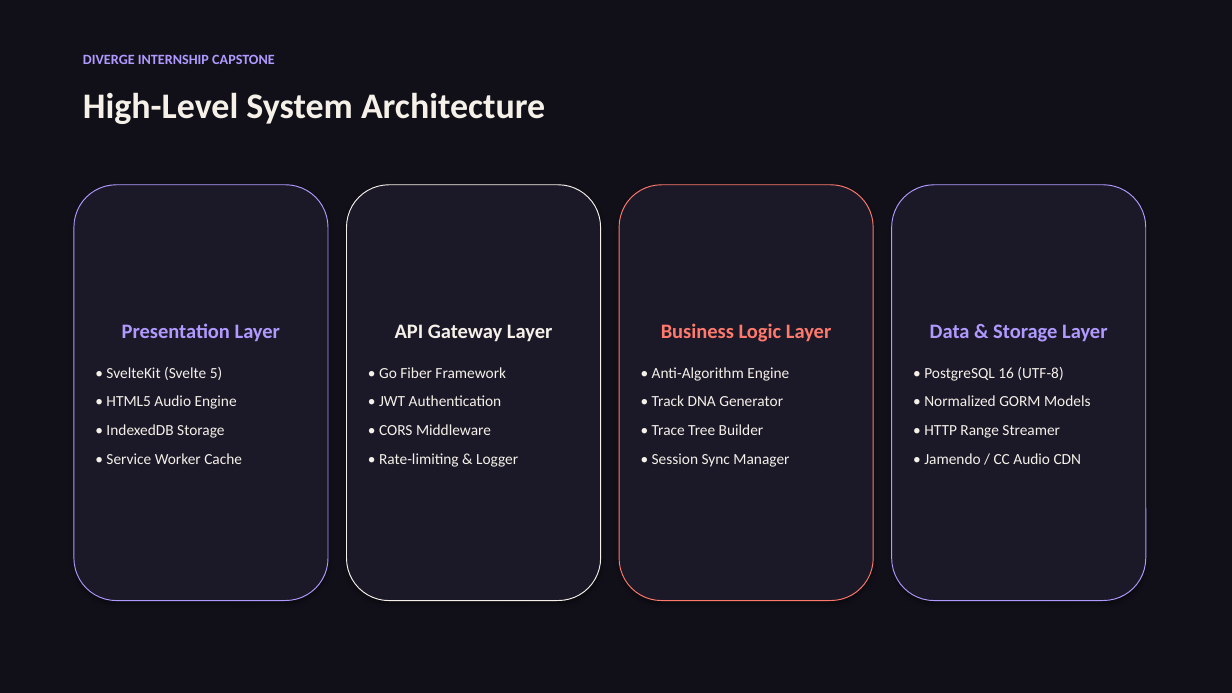
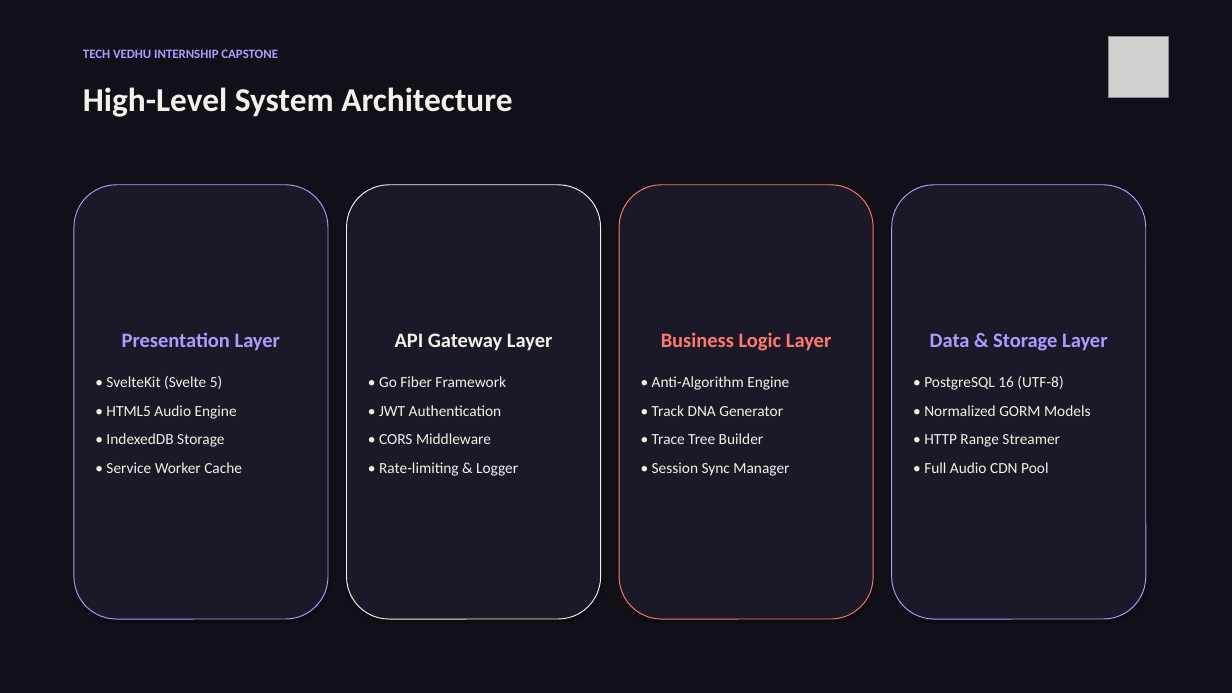
Before and after one commit to Dharsh606/DIVERGE, a slide deck: slide 5 of docs/presentation.pptx. Drawn at 1232x693 pixels with LibreOffice and Linux fonts; fonts in the diff are those of the drawing; grey boxes stand for pictures. Boxes give left, top, right and bottom in pixels: in the first picture for what was removed or moved away, otherwise in the second. Text is boxed around its words. In the diff, an @@ line names an element or a change of style, - is before the commit and + after.

Commit message:
feat: integrate official DIVERGE 3D logo, full songs audio engine, author metadata, and executive closing slide

```diff
--- a/docs/presentation.pptx
+++ b/docs/presentation.pptx
@@ text at (x1=83, y1=49, x2=278, y2=58): text changed; size 11 to 10 pt @@
-DIVERGE INTERNSHIP CAPSTONE
+TECH VEDHU INTERNSHIP CAPSTONE
@@ picture added at (x1=1109, y1=37, x2=1169, y2=97) @@
@@ text "High-Level System Architecture" at (x1=83, y1=87, x2=512, y2=117): size 28 to 26 pt @@
@@ rounded rectangle "Presentation Layer" resized from (x1=74, y1=185, x2=328, y2=601) to (x1=74, y1=185, x2=328, y2=619) @@
@@ rounded rectangle "API Gateway Layer" resized from (x1=347, y1=185, x2=601, y2=601) to (x1=347, y1=185, x2=601, y2=619) @@
@@ rounded rectangle "Business Logic Layer" resized from (x1=619, y1=185, x2=873, y2=601) to (x1=619, y1=185, x2=873, y2=619) @@
@@ rounded rectangle "Data & Storage Layer" resized from (x1=892, y1=185, x2=1146, y2=601) to (x1=892, y1=185, x2=1146, y2=619) @@
@@ text in rounded rectangle at (x1=924, y1=462, x2=1048, y2=473): text changed @@
-• Jamendo / CC Audio CDN
+• Full Audio CDN Pool
```
Also in this commit, not shown: 10 other slides changed, 1 slide added, 1 slide removed, 16 other files.
